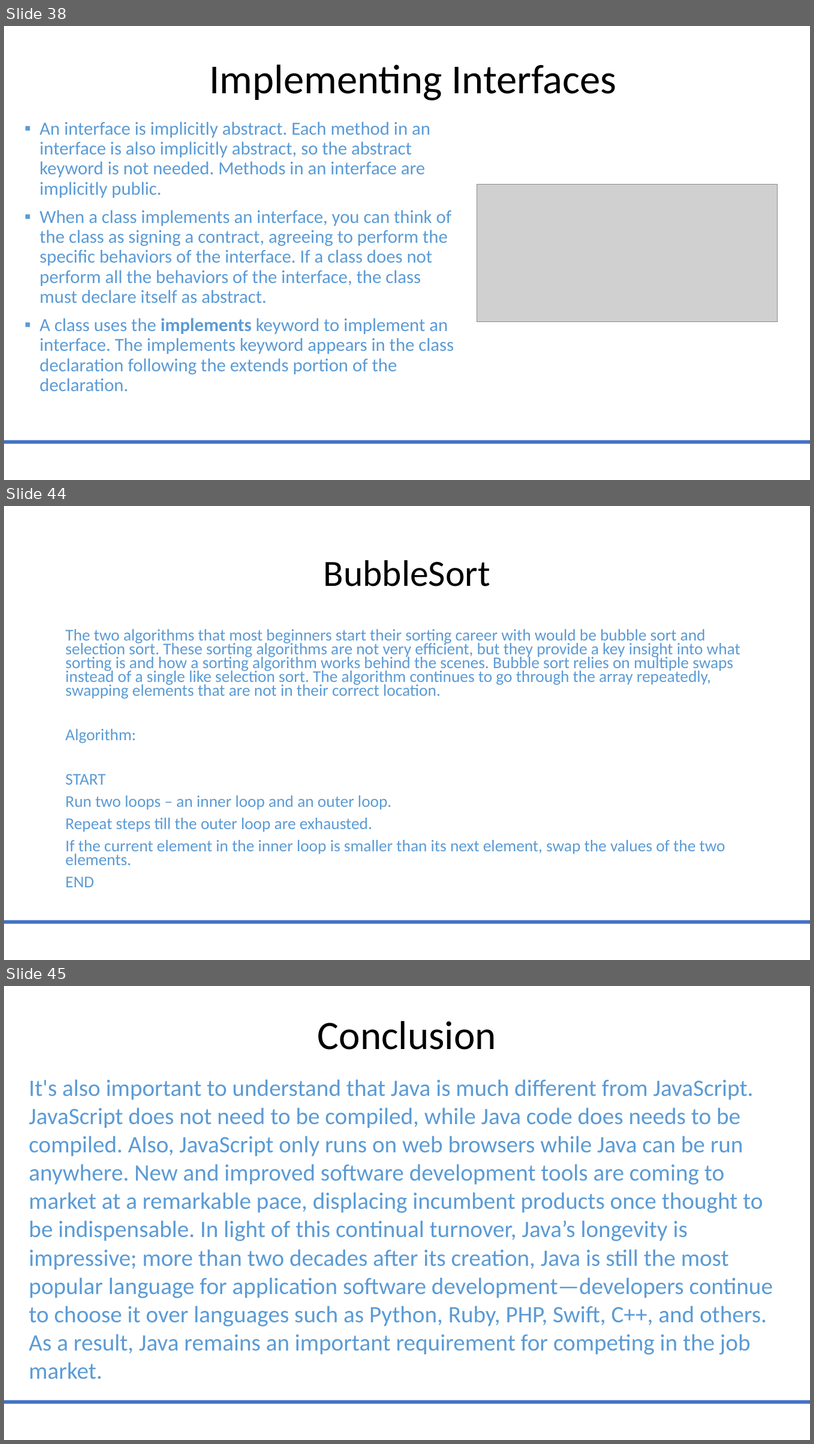
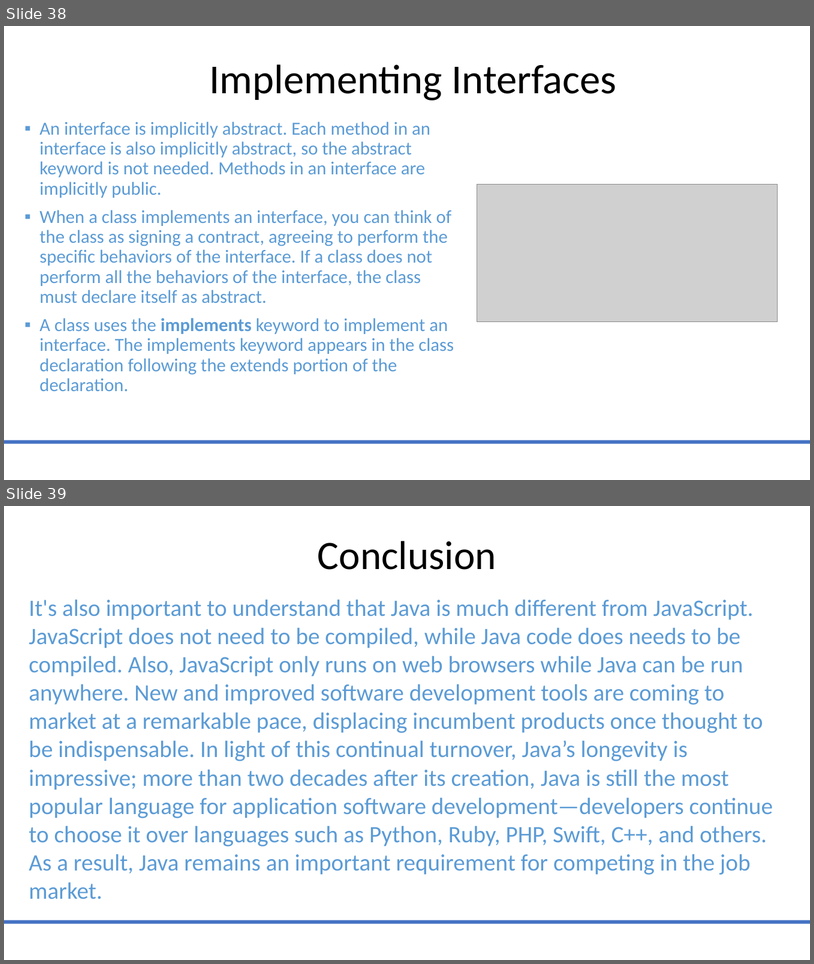
Before and after one commit to MarwaSafa02/JavaMentorship, a slide deck: Java_Mentoring_Revised.pptx. Shown one above the other, each under a label of ours: slides 38, 44 and 45 before the commit, slides 38 and 39 after it; the slides between them are not shown. The pictures are 814x1444 and 814x964 pixels, drawn with LibreOffice and Linux fonts; fonts in the diff are those of the drawing; grey boxes stand for pictures. Boxes give left, top, right and bottom in pixels: in the first picture for what was removed or moved away, otherwise in the second. Text is boxed around its words. In the diff, an @@ line names an element or a change of style, - is before the commit and + after.

```diff
--- a/Java_Mentoring_Revised.pptx
+++ b/Java_Mentoring_Revised.pptx
@@ slide 44 removed at (x1=4, y1=506, x2=810, y2=960), background #FFFFFF; not listed: 1 template element that a slide beside it also shows @@
@@ title removed at (x1=324, y1=560, x2=491, y2=586) @@
-BubbleSort
@@ text removed at (x1=65, y1=629, x2=741, y2=887) @@
-The two algorithms that most beginners start their sorting career with would be bubble sort and selection sort. These sorting algorithms are not very efficient, but they provide a key insight into what sorting is and how a sorting algorithm works behind the scenes. Bubble sort relies on multiple swaps instead of a single like selection sort. The algorithm continues to go through the array repeatedly, swapping elements that are not in their correct location.
-Algorithm:
-START
-Run two loops – an inner loop and an outer loop.
-Repeat steps till the outer loop are exhausted.
-If the current element in the inner loop is smaller than its next element, swap the values of the two elements.
-END
@@ what was slide 45 is now slide 39 @@
```
Also in this commit, not shown: 1 slide changed, 5 other slides removed, 2 other files.
